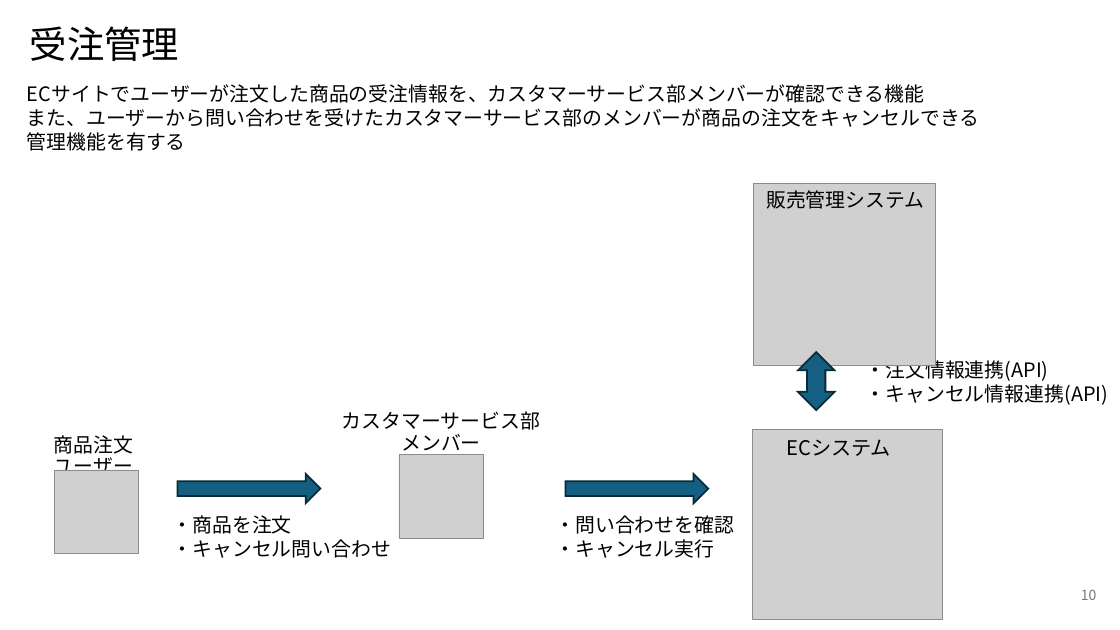
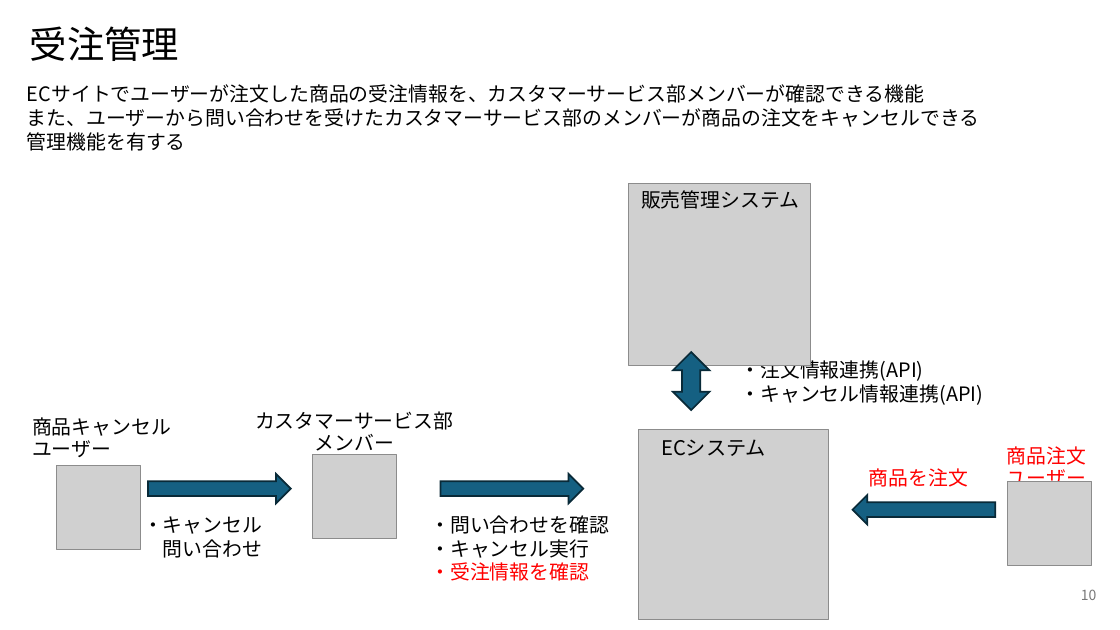
Before and after one commit to NaoyaIshizumi-Pasona/pm-cause-ec, a slide deck: slide 10 of 提案書/別紙1_サイト利用者の業務概要図.pptx. Drawn at 1120x630 pixels with LibreOffice and Linux fonts; fonts in the diff are those of the drawing; grey boxes stand for pictures. Boxes give left, top, right and bottom in pixels: in the first picture for what was removed or moved away, otherwise in the second. Text is boxed around its words. In the diff, an @@ line names an element or a change of style, - is before the commit and + after.

```diff
--- a/提案書/別紙1_サイト利用者の業務概要図.pptx
+++ b/提案書/別紙1_サイト利用者の業務概要図.pptx
@@ 3 texts, 1 picture, 1 right arrow, 1 up down arrow: place and size @@
-3 texts, 1 picture, 1 right arrow, 1 up down arrow at bbox=[565, 183, 1109, 503]
+3 texts, 1 picture, 1 right arrow, 1 up down arrow at bbox=[440, 183, 984, 503]
@@ text at bbox=[32, 417, 171, 457]: text changed @@
-商品注文ユーザー
+商品キャンセルユーザー
@@ text "カスタマーサービス部メンバー": place and size @@
-text "カスタマーサービス部メンバー" at bbox=[342, 411, 540, 456]
+text "カスタマーサービス部メンバー" at bbox=[255, 411, 453, 456]
@@ picture: place and size @@
-picture at bbox=[752, 429, 942, 619]
+picture at bbox=[639, 429, 828, 619]
@@ text added at bbox=[1007, 446, 1086, 491], 17 pt, text #FF0000 @@
+商品注文ユーザー
@@ picture: place and size @@
-picture at bbox=[55, 470, 139, 554]
+picture at bbox=[57, 465, 141, 549]
@@ right arrow: place and size @@
-right arrow at bbox=[177, 474, 320, 503]
+right arrow at bbox=[148, 474, 291, 503]
@@ picture: place and size @@
-picture at bbox=[399, 455, 483, 539]
+picture at bbox=[313, 455, 397, 539]
@@ text added at bbox=[869, 468, 968, 487], 17 pt, text #FF0000 @@
+商品を注文
@@ text "・問い合わせを確認": place and size @@
-text "・問い合わせを確認" at bbox=[555, 515, 734, 558]
+text "・問い合わせを確認" at bbox=[430, 515, 609, 581]
@@ right arrow added at bbox=[853, 495, 996, 524], fill #156082, outline #092A39 1.5 pt @@
@@ picture added at bbox=[1008, 481, 1092, 565] @@
@@ text at bbox=[143, 516, 262, 558]: text changed @@
-・商品を注文
-・キャンセル問い合わせ
+・キャンセル
+問い合わせ
@@ text at bbox=[430, 562, 589, 581]: paragraph added @@
+・受注情報を確認
```
Also in this commit, not shown: 3 other slides changed, 1 other file.
